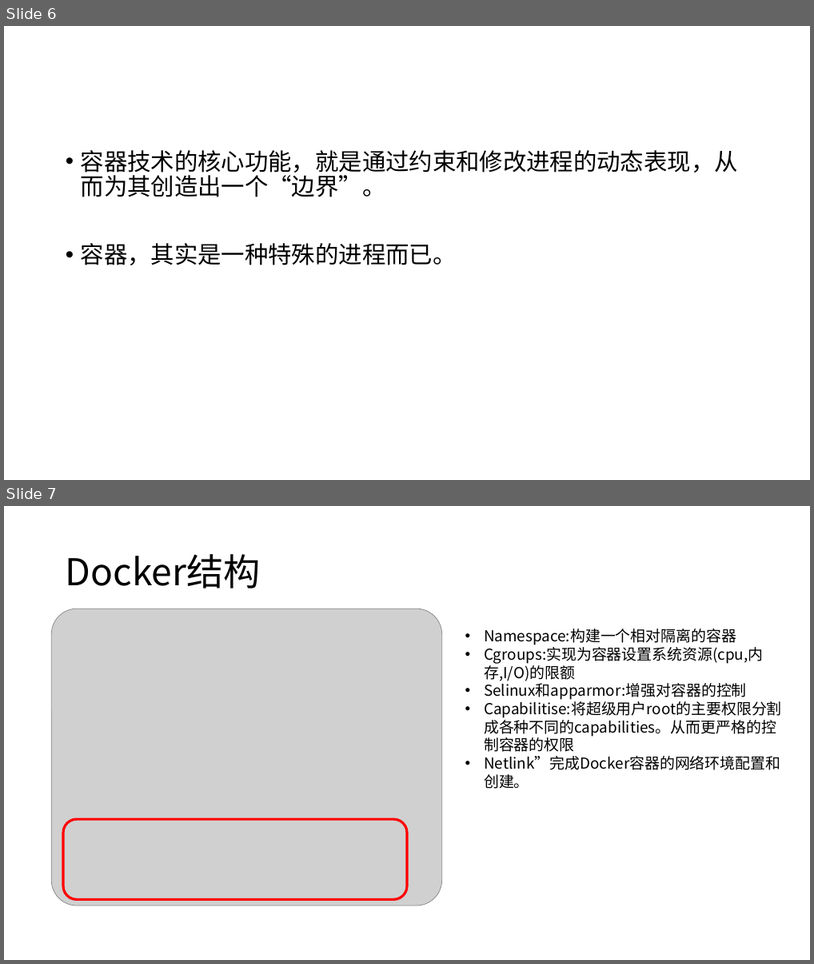
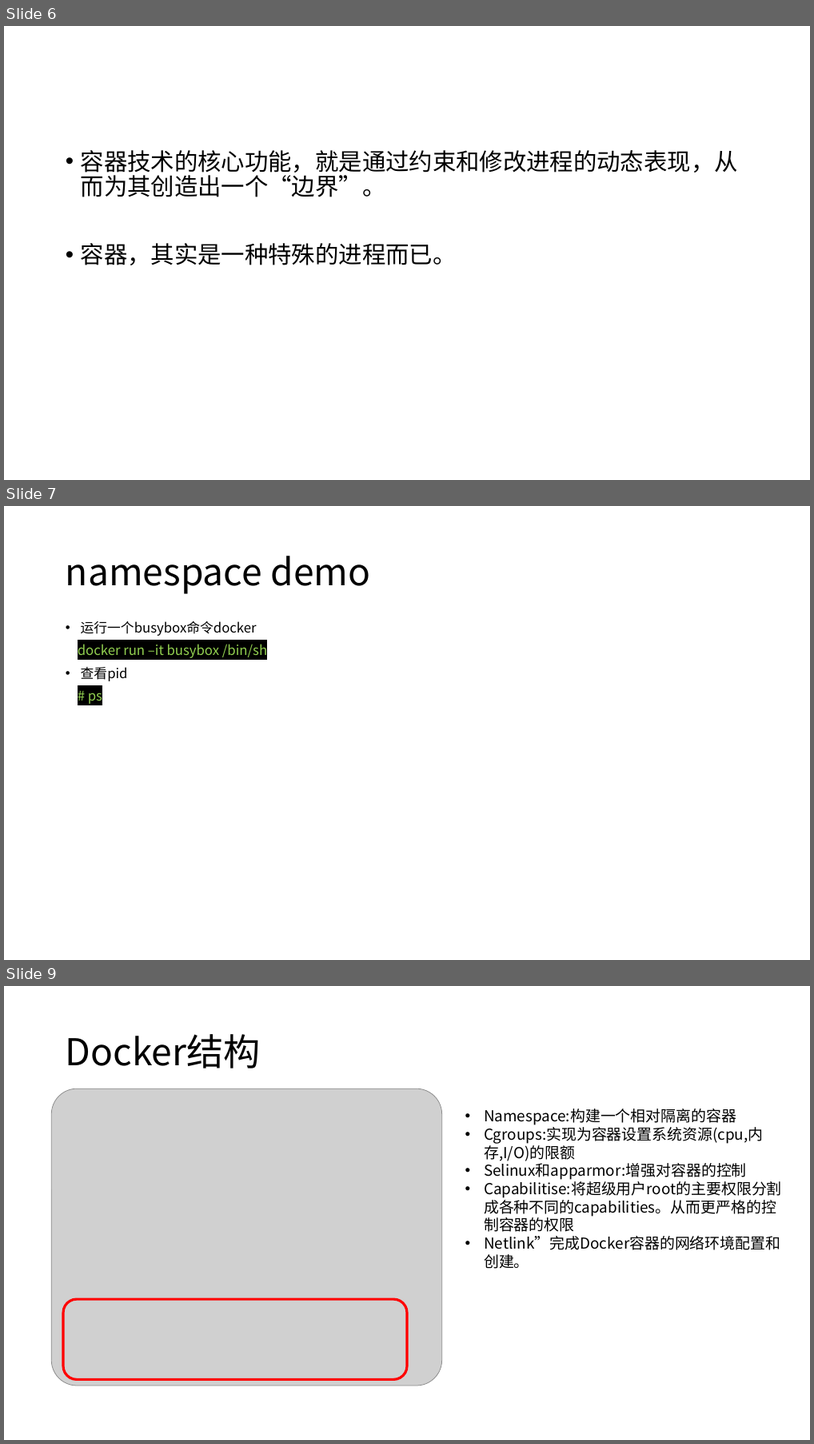
Before and after one commit to axzxs2001/kubernetes-netcore, a slide deck: kubernetes-netcore/kubernetes.pptx. Shown one above the other, each under a label of ours: slides 6 and 7 before the commit, slides 6, 7 and 9 after it; the slides between them are not shown. The pictures are 814x964 and 814x1444 pixels, drawn with LibreOffice and Linux fonts; fonts in the diff are those of the drawing; grey boxes stand for pictures; background and template pictures are left out. Boxes give left, top, right and bottom in pixels: in the first picture for what was removed or moved away, otherwise in the second. Text is boxed around its words. In the diff, an @@ line names an element or a change of style, - is before the commit and + after.

```diff
--- a/kubernetes-netcore/kubernetes.pptx
+++ b/kubernetes-netcore/kubernetes.pptx
@@ slide 7 added at <box>4,506,810,960</box>, background #FFFFFF @@
@@ title added at <box>66,556,370,594</box>, 44 pt, text #000000 @@
+namespace demo
@@ text added at <box>78,621,267,704</box>, 16 pt, text #92D050 @@
+• 运行一个busybox命令docker
+docker run –it busybox /bin/sh
+• 查看pid
+# ps
@@ what was slide 7 is now slide 9 @@
```
Also in this commit, not shown: 1 other slide added.
